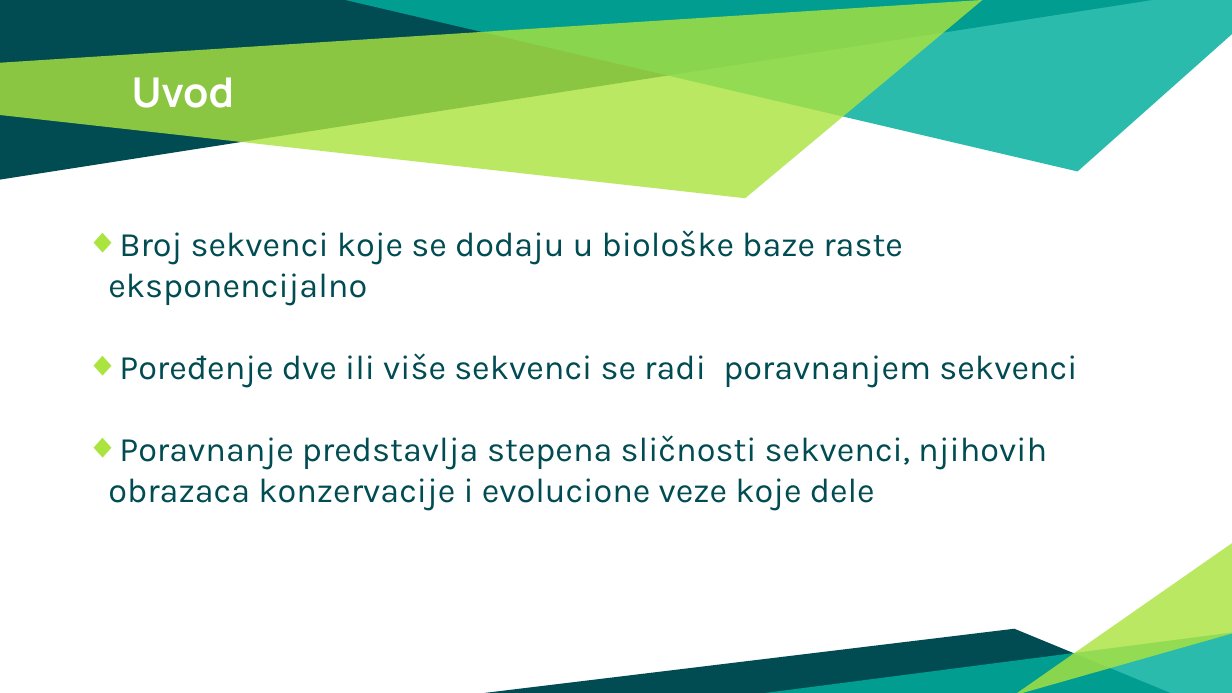
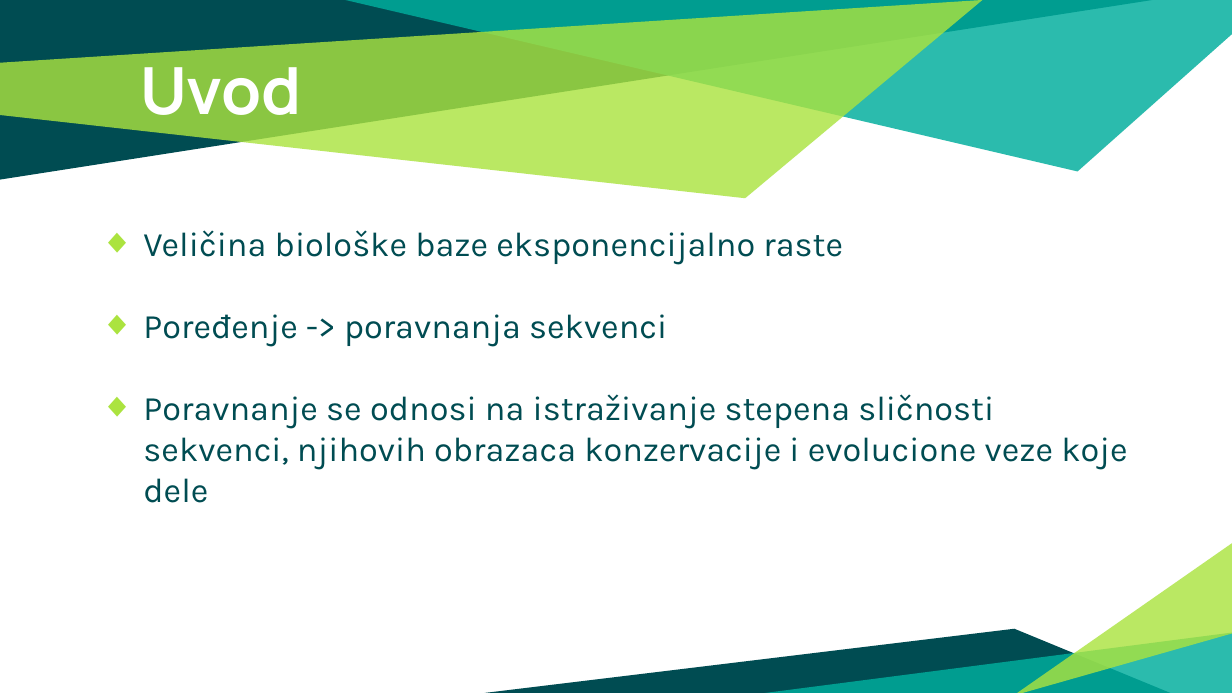
Before and after one commit to ozzy80/Large-Scale-Sequence-Comparison, a slide deck: slide 3 of Poređenje sekvenci velikih razmera.pptx. Drawn at 1232x693 pixels with LibreOffice and Linux fonts; fonts in the diff are those of the drawing. Boxes give left, top, right and bottom in pixels: in the first picture for what was removed or moved away, otherwise in the second. Text is boxed around its words. In the diff, an @@ line names an element or a change of style, - is before the commit and + after.

```diff
--- a/Poređenje sekvenci velikih razmera.pptx
+++ b/Poređenje sekvenci velikih razmera.pptx
@@ title "Uvod": place and size @@
-title "Uvod" at [132,77,234,108]
+title "Uvod" at [140,53,302,132]
@@ title "Uvod" at [140,53,302,132]: size 24 to 38 pt @@
@@ text at [143,230,1127,503]: text changed @@
-◆ Broj sekvenci koje se dodaju u biološke baze raste eksponencijalno
-◆ Poređenje dve ili više sekvenci se radi poravnanjem sekvenci
-◆ Poravnanje predstavlja stepena sličnosti sekvenci, njihovih obrazaca konzervacije i evolucione veze koje dele
+◆ Veličina biološke baze eksponencijalno raste
+◆ Poređenje -> poravnanja sekvenci
+◆ Poravnanje se odnosi na istraživanje stepena sličnosti sekvenci, njihovih obrazaca konzervacije i evolucione veze koje dele
```
Also in this commit, not shown: 15 other slides changed, 11 slides added, 8 slides removed, 8 other files.
